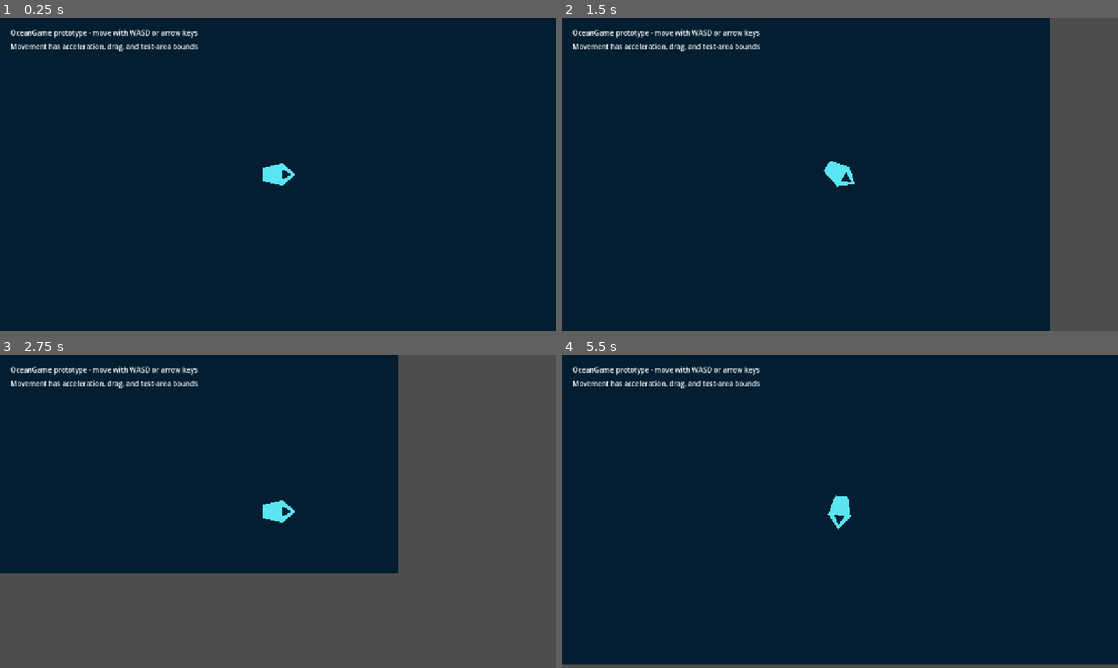
Above: before the commit, frames 1-4 (two rows, left to right).
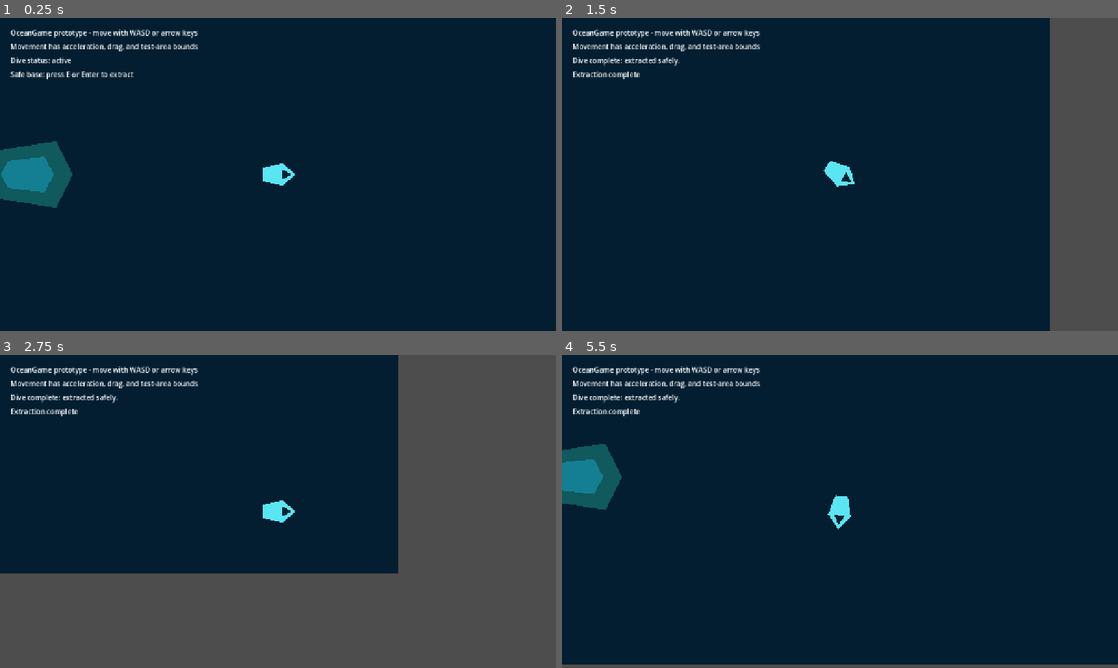
Above: after the commit, the same moments.

Repository: joeypshell/OceanGame
Game: Godot game, scene res://scenes/Main.tscn
The game is run twice, just before and just after one commit, with the same random seed, the same clock (stepped at 60 frames per second) and the same inputs.
Inputs:
- Up to frame 1 (0.25 s): no input
- Up to frame 2 (1.5 s): tap E at 0.5, 0.6 s; hold D (move_right) 0.53-1.28 s; tap Enter at 0.8, 1.35 s; hold S (move_down) from 1.28 s (still down)
- Up to frame 3 (2.75 s): tap E at 1.55, 2.1 s; release S (move_down) at 2.03 s; hold D (move_right) from 2.03 s (still down); tap Enter at 2.3 s
- Up to frame 4 (5.5 s): release D (move_right) at 2.78 s; hold W (move_up) 2.78-3.53 s; tap Enter at 2.85, 3.8, 4.35, 5.3 s; tap E at 3.05, 3.6, 4.55, 5.1 s; hold A (move_left) 3.53-5.03 s; hold S (move_down) from 5.03 s (still down)

The runs differ from the first frame. In frame 1, 2.6% of the frame differs, in the area x 0-24%, y 12-61%; in frame 2, 0.4%; in frame 3, 0.4%; in frame 4, 2.2%.

Commit message:
Resolve #6 add safe base extraction

Diff:
--- a/scenes/Main.tscn
+++ b/scenes/Main.tscn
@@ -1,12 +1,17 @@
-[gd_scene load_steps=3 format=3 uid="uid://ocean_main_scene"]
+[gd_scene load_steps=5 format=3 uid="uid://ocean_main_scene"]
 
 [ext_resource type="PackedScene" path="res://scenes/Player.tscn" id="1_player"]
+[ext_resource type="Script" path="res://scripts/main.gd" id="1_main_script"]
 
 [sub_resource type="Gradient" id="Gradient_1"]
 offsets = PackedFloat32Array(0, 1)
 colors = PackedColorArray(0.00784314, 0.105882, 0.172549, 1, 0.0196078, 0.301961, 0.407843, 1)
 
+[sub_resource type="CircleShape2D" id="CircleShape2D_base_zone"]
+radius = 88.0
+
 [node name="Main" type="Node2D"]
+script = ExtResource("1_main_script")
 
 [node name="OceanBackdrop" type="ColorRect" parent="."]
 anchors_preset = 15
@@ -18,6 +23,20 @@
 
 [node name="Player" parent="." instance=ExtResource("1_player")]
 position = Vector2(640, 360)
+
+[node name="BaseZone" type="Area2D" parent="."]
+position = Vector2(160, 360)
+
+[node name="BaseGlow" type="Polygon2D" parent="BaseZone"]
+color = Color(0.2, 0.95, 0.82, 0.28)
+polygon = PackedVector2Array(-72, -44, 54, -64, 86, 0, 54, 64, -72, 44, -94, 0)
+
+[node name="BaseCore" type="Polygon2D" parent="BaseZone"]
+color = Color(0.08, 0.5, 0.58, 1)
+polygon = PackedVector2Array(-38, -26, 32, -34, 50, 0, 32, 34, -38, 26, -52, 0)
+
+[node name="CollisionShape2D" type="CollisionShape2D" parent="BaseZone"]
+shape = SubResource("CircleShape2D_base_zone")
 
 [node name="Camera2D" type="Camera2D" parent="Player"]
 zoom = Vector2(1.2, 1.2)
@@ -38,3 +57,17 @@
 offset_right = 620.0
 offset_bottom = 86.0
 text = "Movement has acceleration, drag, and test-area bounds"
+
+[node name="Status" type="Label" parent="HUD"]
+offset_left = 24.0
+offset_top = 86.0
+offset_right = 620.0
+offset_bottom = 118.0
+text = "Dive status: active"
+
+[node name="ExtractionPrompt" type="Label" parent="HUD"]
+offset_left = 24.0
+offset_top = 118.0
+offset_right = 620.0
+offset_bottom = 150.0
+text = "Safe base: press E or Enter to extract"
--- /dev/null
+++ b/scripts/main.gd
@@ -0,0 +1,47 @@
+extends Node2D
+
+enum DiveState { DIVING, EXTRACTED }
+
+@onready var player: CharacterBody2D = $Player
+@onready var base_zone: Area2D = $BaseZone
+@onready var status_label: Label = $HUD/Status
+@onready var prompt_label: Label = $HUD/ExtractionPrompt
+
+var dive_state := DiveState.DIVING
+var player_in_base := true
+
+func _ready() -> void:
+	base_zone.body_entered.connect(_on_base_zone_body_entered)
+	base_zone.body_exited.connect(_on_base_zone_body_exited)
+	_update_hud()
+
+func _unhandled_input(event: InputEvent) -> void:
+	if event is InputEventKey and event.pressed and not event.echo:
+		if event.keycode == KEY_E or event.keycode == KEY_ENTER:
+			_try_extract()
+
+func _try_extract() -> void:
+	if dive_state != DiveState.DIVING or not player_in_base:
+		return
+
+	dive_state = DiveState.EXTRACTED
+	status_label.text = "Dive complete: extracted safely."
+	_update_hud()
+
+func _on_base_zone_body_entered(body: Node2D) -> void:
+	if body == player:
+		player_in_base = true
+		_update_hud()
+
+func _on_base_zone_body_exited(body: Node2D) -> void:
+	if body == player:
+		player_in_base = false
+		_update_hud()
+
+func _update_hud() -> void:
+	if dive_state == DiveState.EXTRACTED:
+		prompt_label.text = "Extraction complete"
+	elif player_in_base:
+		prompt_label.text = "Safe base: press E or Enter to extract"
+	else:
+		prompt_label.text = "Explore, then return to the safe base"
Not shown, changed: docs/current/GAMEPLAY.md
Not shown, changed: docs/current/ROADMAP.md
